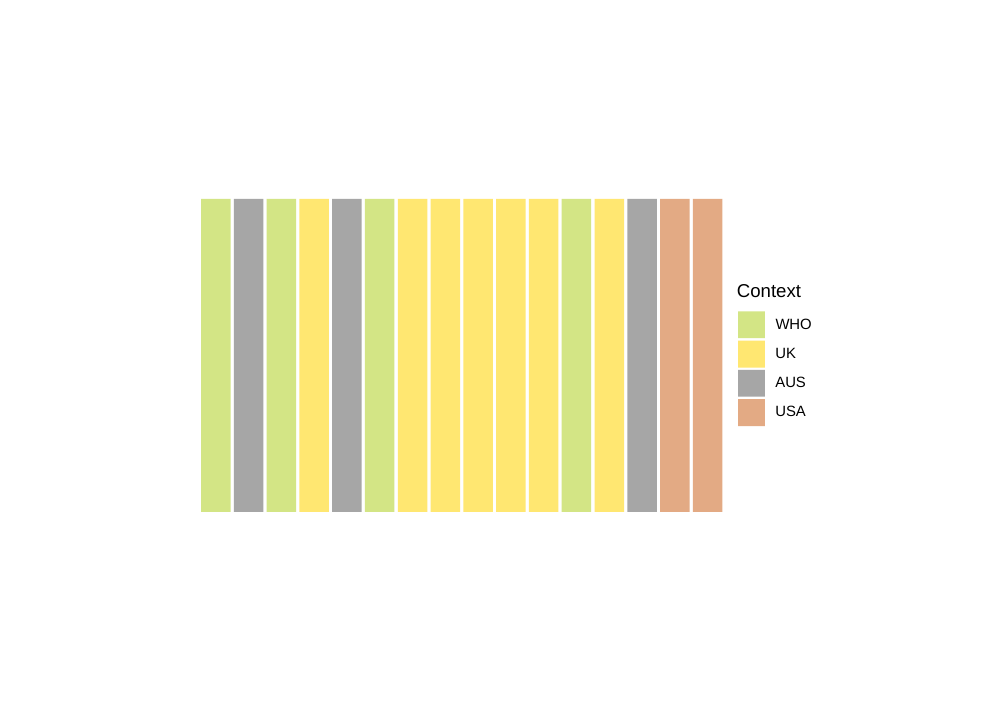
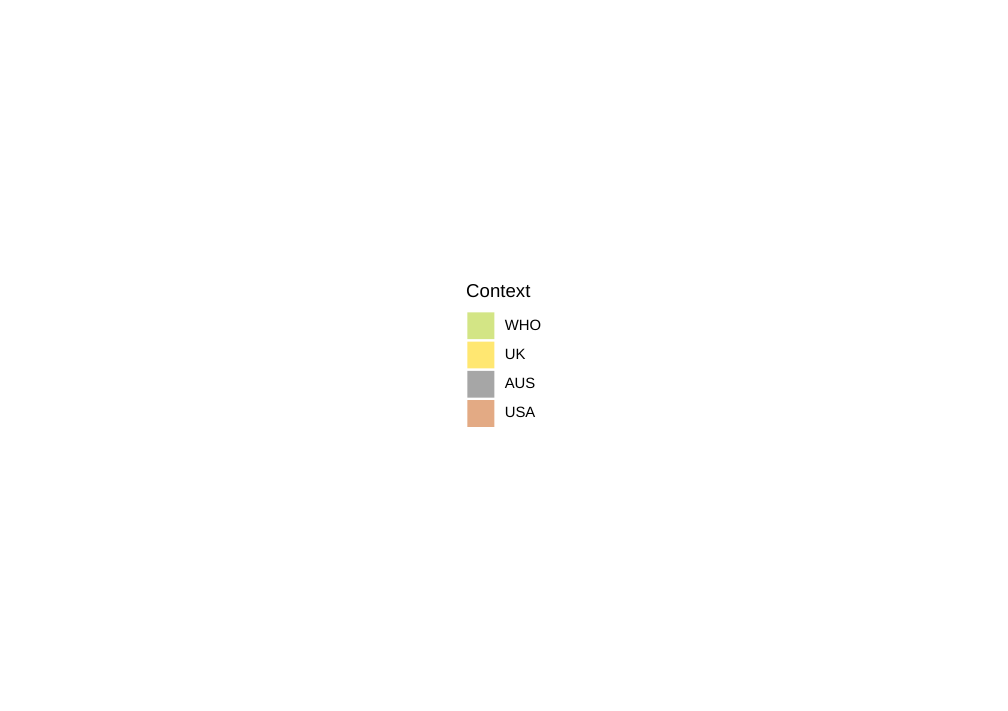
Before and after one commit to marissasmith8/Citation-Network-Analysis, a slide deck: slide 1 of outputs/legend_context.pptx. Drawn at 1008x711 pixels with LibreOffice and Linux fonts; fonts in the diff are those of the drawing. Boxes give left, top, right and bottom in pixels: in the first picture for what was removed or moved away, otherwise in the second. Text is boxed around its words. In the diff, an @@ line names an element or a change of style, - is before the commit and + after.

```diff
--- a/outputs/legend_context.pptx
+++ b/outputs/legend_context.pptx
@@ rectangle: place and size @@
-rectangle at (196,183,812,527)
+rectangle at (158,149,850,563)
@@ rectangle: place and size @@
-rectangle at (463,199,492,512)
+rectangle at (468,341,495,368)
@@ group removed at (201,199,765,512): 16 rectangles @@
@@ 5 texts, 3 rectangles: place and size @@
-5 texts, 3 rectangles at (737,284,812,425)
+5 texts, 3 rectangles at (466,284,541,427)
```
Also in this commit, not shown: 10 other files.
